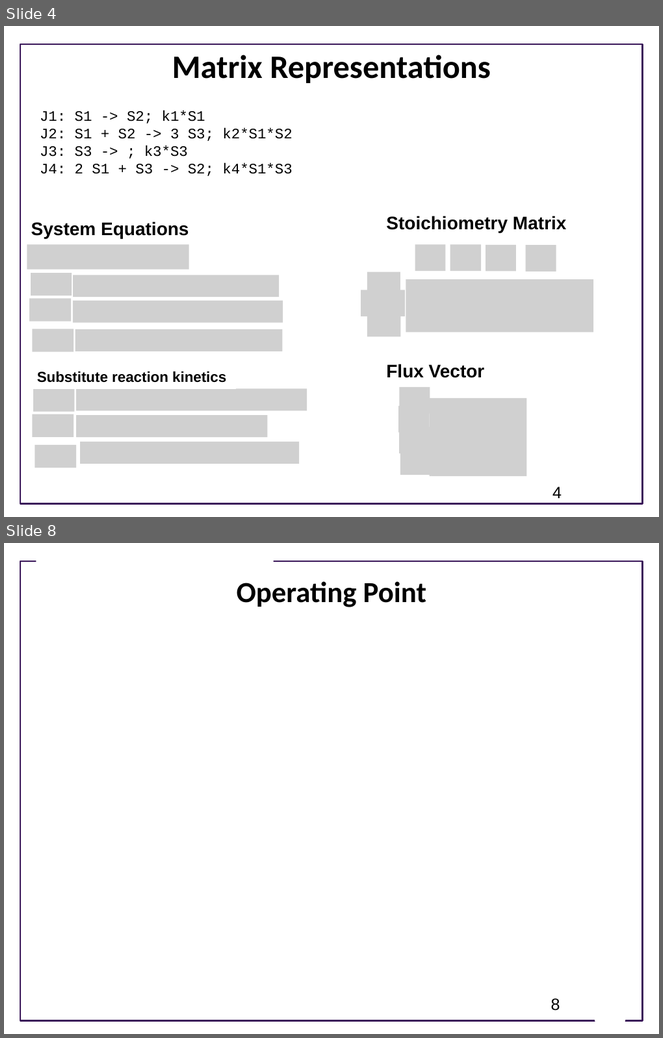
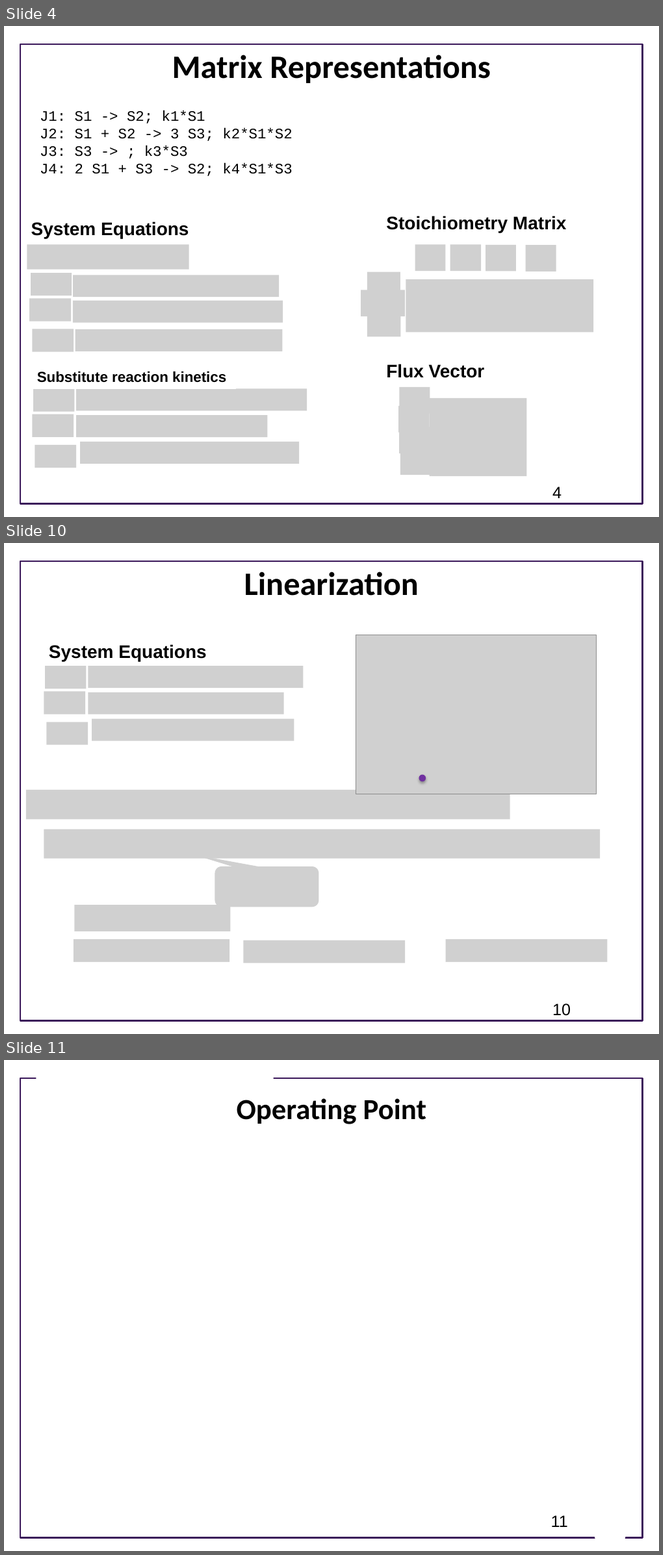
Before and after one commit to joseph-hellerstein/advanced-controls-lectures, a slide deck: Lecture_9-Accuracy-Of-Linear-Models/Linearizing-Reaction-Networks.pptx. Shown one above the other, each under a label of ours: slides 4 and 8 before the commit, slides 4, 10 and 11 after it; the slides between them are not shown. The pictures are 663x1038 and 663x1555 pixels, drawn with LibreOffice and Linux fonts; fonts in the diff are those of the drawing; grey boxes stand for pictures; background and template pictures are left out. Boxes give left, top, right and bottom in pixels: in the first picture for what was removed or moved away, otherwise in the second. Text is boxed around its words. In the diff, an @@ line names an element or a change of style, - is before the commit and + after.

```diff
--- a/Lecture_9-Accuracy-Of-Linear-Models/Linearizing-Reaction-Networks.pptx
+++ b/Lecture_9-Accuracy-Of-Linear-Models/Linearizing-Reaction-Networks.pptx
@@ slide 10 added at <box>4,543,659,1034</box>, background #FFFFFF; not listed: 1 template element that a slide beside it also shows @@
@@ title added at <box>244,572,419,596</box>, 36 pt, text #000000, bold @@
+Linearization
@@ picture added at <box>356,635,597,794</box> @@
@@ group added at <box>44,644,303,745</box>: 6 pictures, 1 text @@
+System Equations
@@ ellipse added at <box>419,775,426,782</box>, fill #7030A0 @@
@@ picture added at <box>25,790,510,819</box> @@
@@ picture added at <box>44,829,600,859</box> @@
@@ picture added at <box>215,867,319,907</box> @@
@@ picture added at <box>75,905,231,932</box> @@
@@ picture added at <box>74,939,230,962</box> @@
@@ picture added at <box>244,941,406,964</box> @@
@@ picture added at <box>445,939,607,962</box> @@
@@ page number added at <box>553,1004,571,1016</box>, 18 pt, text #000000 @@
+10
@@ what was slide 8 is now slide 11 @@
@@ page number at <box>551,1516,568,1527</box>: text changed @@
-8
+11
```
Also in this commit, not shown: 1 slide changed, 4 other slides added, 2 slides removed, 1 other file.
